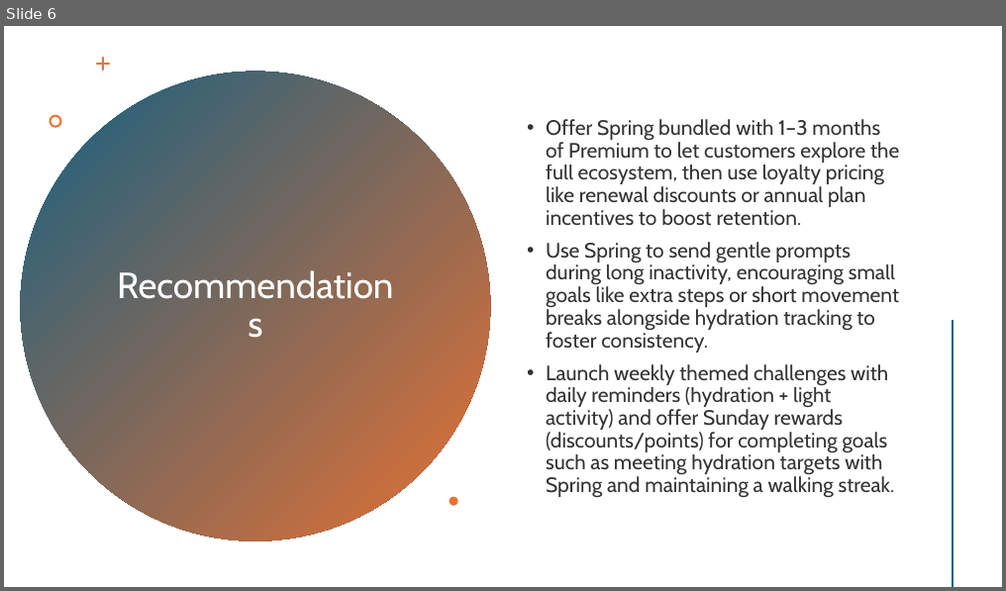
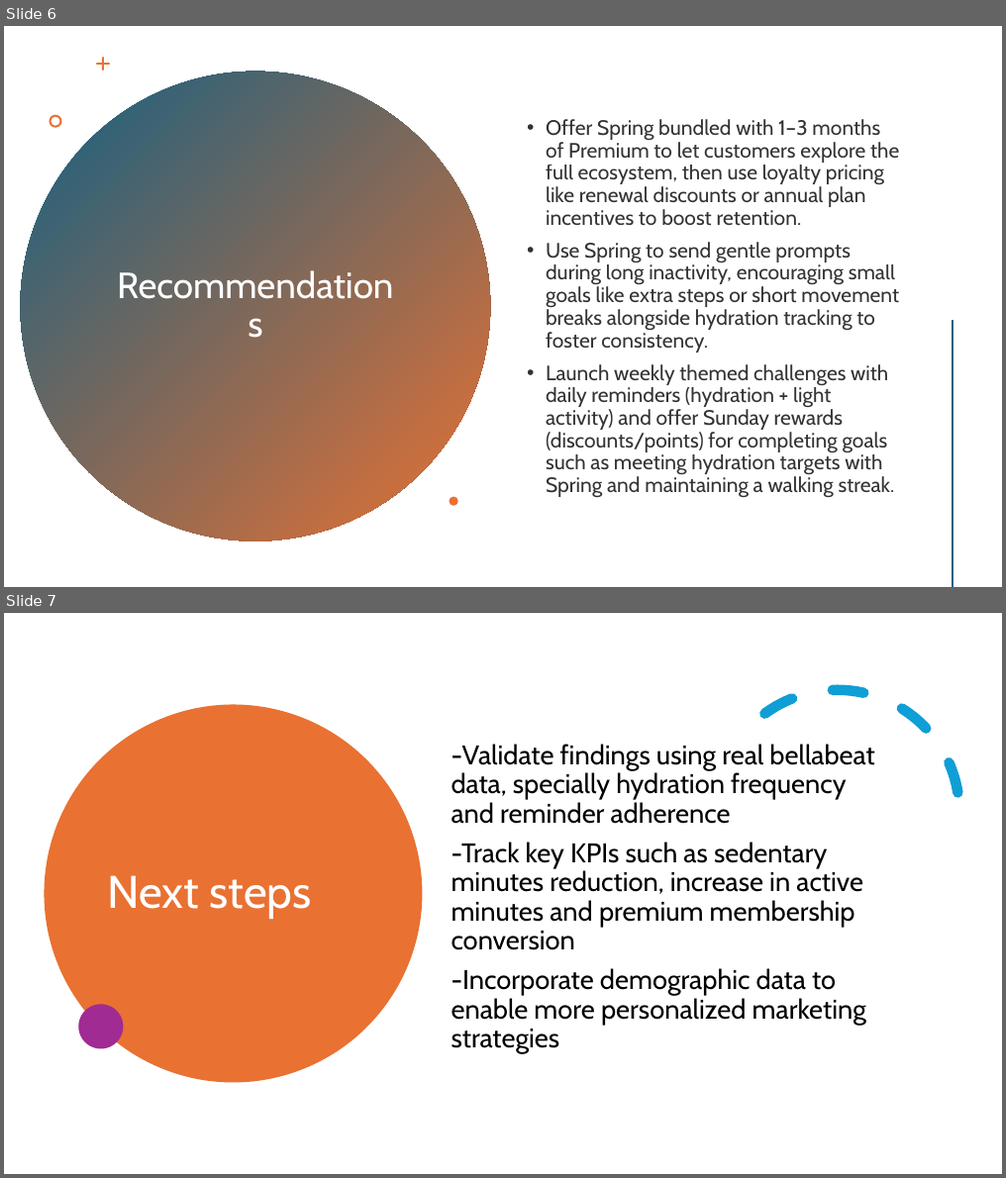
Before and after one commit to Joseph020608/bellabeat_case_study, a slide deck: Bellabeat case study PPT.pptx. Shown one above the other, each under a label of ours: slide 6 before the commit, slides 6 and 7 after it. The pictures are 1006x591 and 1006x1178 pixels, drawn with LibreOffice and Linux fonts; fonts in the diff are those of the drawing. Boxes give left, top, right and bottom in pixels: in the first picture for what was removed or moved away, otherwise in the second. Text is boxed around its words. In the diff, an @@ line names an element or a change of style, - is before the commit and + after.

Commit message:
Add next steps slide

```diff
--- a/Bellabeat case study PPT.pptx
+++ b/Bellabeat case study PPT.pptx
@@ slide 7 added at (x1=4, y1=613, x2=1002, y2=1174), background #FFFFFF @@
@@ arc (boxed as its full ellipse) added at (x1=670, y1=646, x2=1002, y2=979), outline #0F9ED5 10 pt dashed @@
@@ ellipse added at (x1=44, y1=704, x2=422, y2=1082), fill #E97132 @@
@@ text added at (x1=451, y1=744, x2=874, y2=1054), 26 pt, text #000000 @@
+-Validate findings using real bellabeat data, specially hydration frequency and reminder adherence
+-Track key KPIs such as sedentary minutes reduction, increase in active minutes and premium membership conversion
+-Incorporate demographic data to enable more personalized marketing strategies
@@ title added at (x1=107, y1=875, x2=312, y2=919), 44 pt, text #FFFFFF @@
+Next steps
@@ ellipse added at (x1=79, y1=1004, x2=124, y2=1050), fill #A02B93 @@
```
Also in this commit, not shown: 1 slide changed, 1 slide removed.
